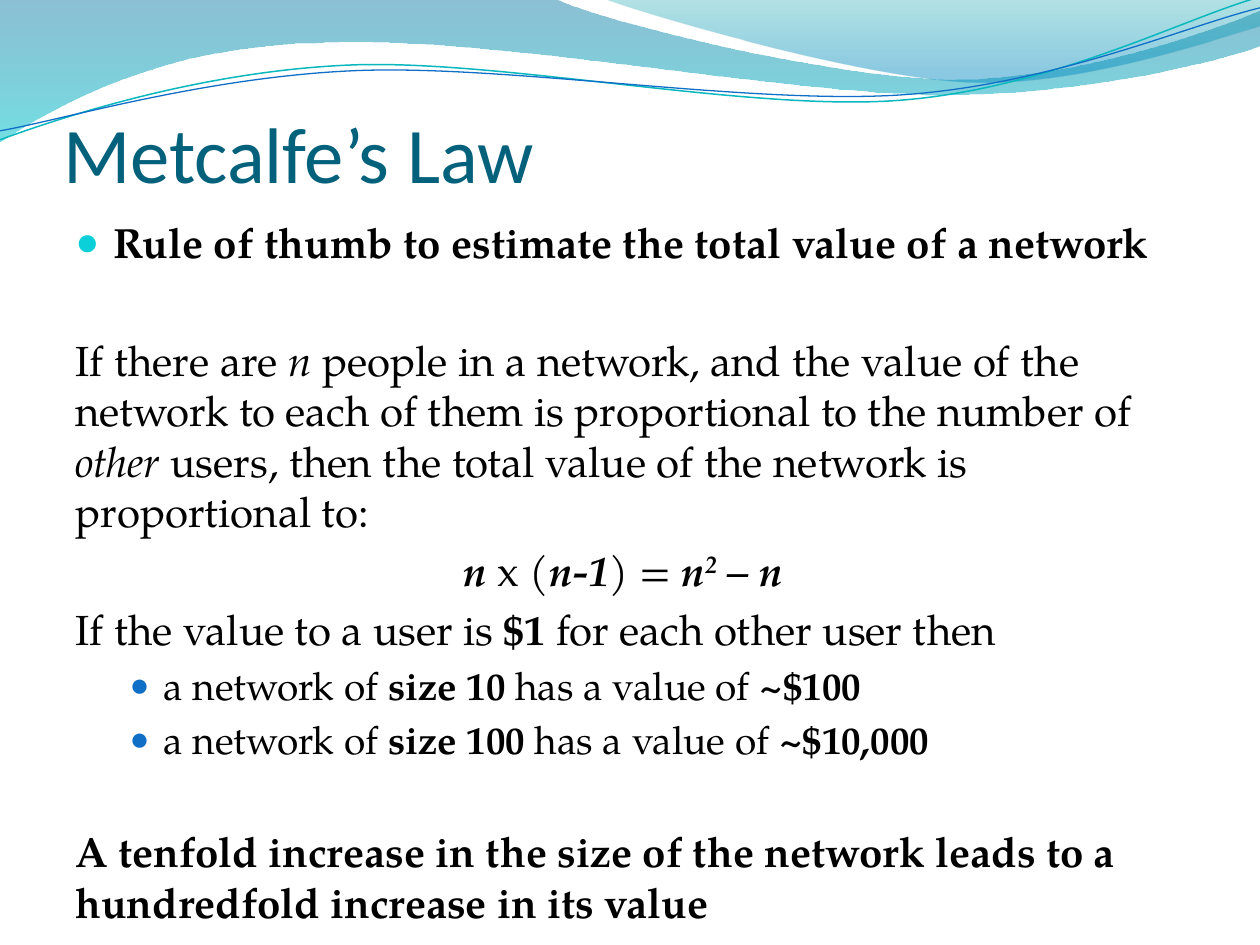
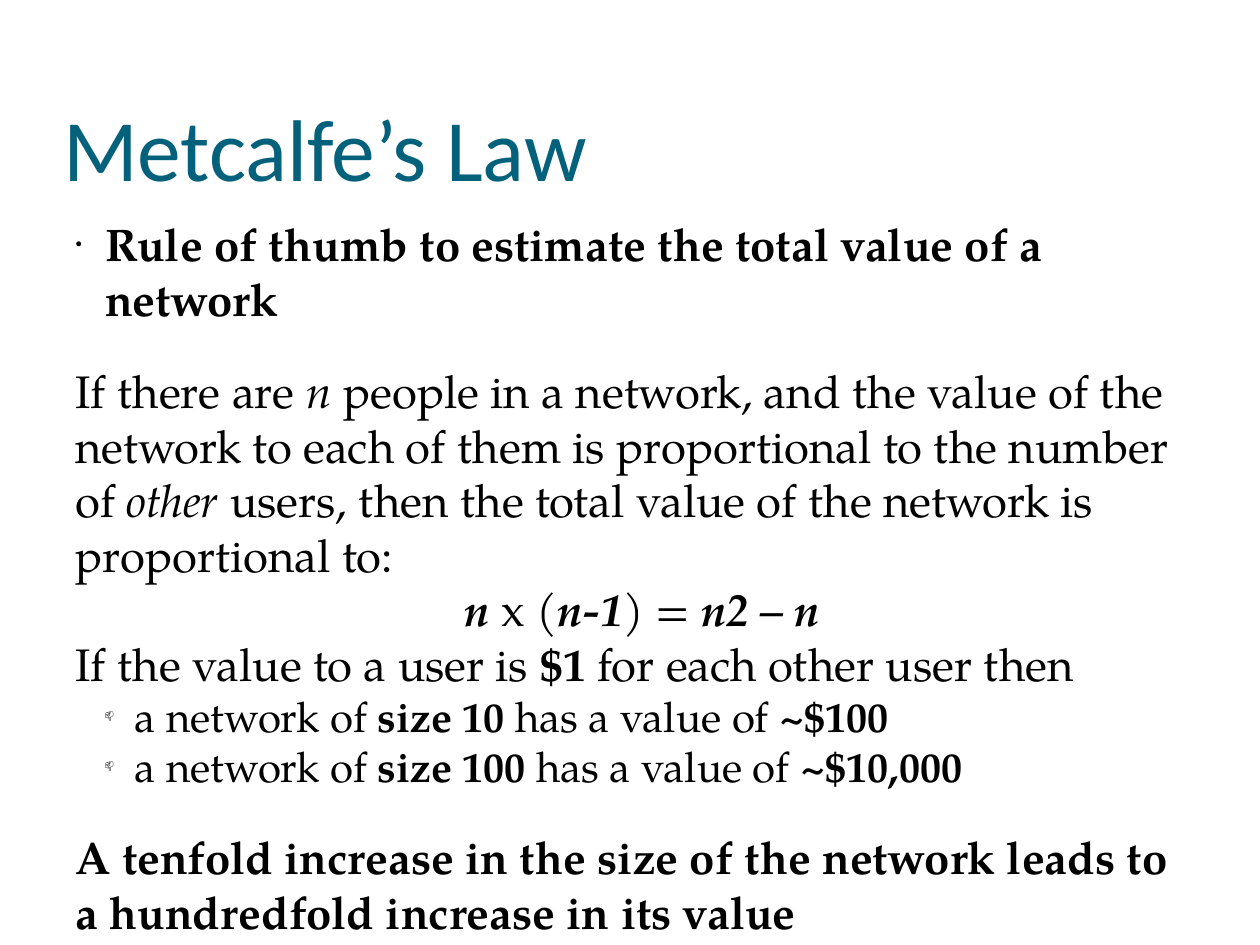
Before and after one commit to muff1nman/ClassNotes, a slide deck: slide 16 of Econ/PPT/S13_Lecture_15.pptx. Drawn at 1260x945 pixels with LibreOffice and Linux fonts; fonts in the diff are those of the drawing; background and template pictures are left out. Boxes give left, top, right and bottom in pixels: in the first picture for what was removed or moved away, otherwise in the second. Text is boxed around its words. In the diff, an @@ line names an element or a change of style, - is before the commit and + after.

```diff
--- a/Econ/PPT/S13_Lecture_15.pptx
+++ b/Econ/PPT/S13_Lecture_15.pptx
@@ freeform shape removed at bbox=[0, 0, 1260, 142] @@
@@ freeform shape removed at bbox=[0, 0, 1260, 147] @@
@@ freeform shape removed at bbox=[0, 8, 1260, 141] @@
@@ freeform shape removed at bbox=[604, 0, 1260, 87] @@
@@ text "Metcalfe’s Law" at bbox=[63, 119, 587, 182]: size 45 to 50 pt @@
@@ text "Rule of thumb to estimate ..." at bbox=[75, 228, 1168, 875]: size 24.1 to 26 pt in "Rule of thumb to estimate the total ...", "If there are n people in a ...", "n x (n-1) = n2 – n", "If the value to a user is ..." and 1 more places; now on the baseline in "n2"; size 22.2 to 24 pt in "a network of size 10 has a ...", "a network of size 100 has a ..."; indent changed; less space between paragraphs; bullet ● to 📫 @@
```
Also in this commit, not shown: 23 other slides changed, 11 other files.
